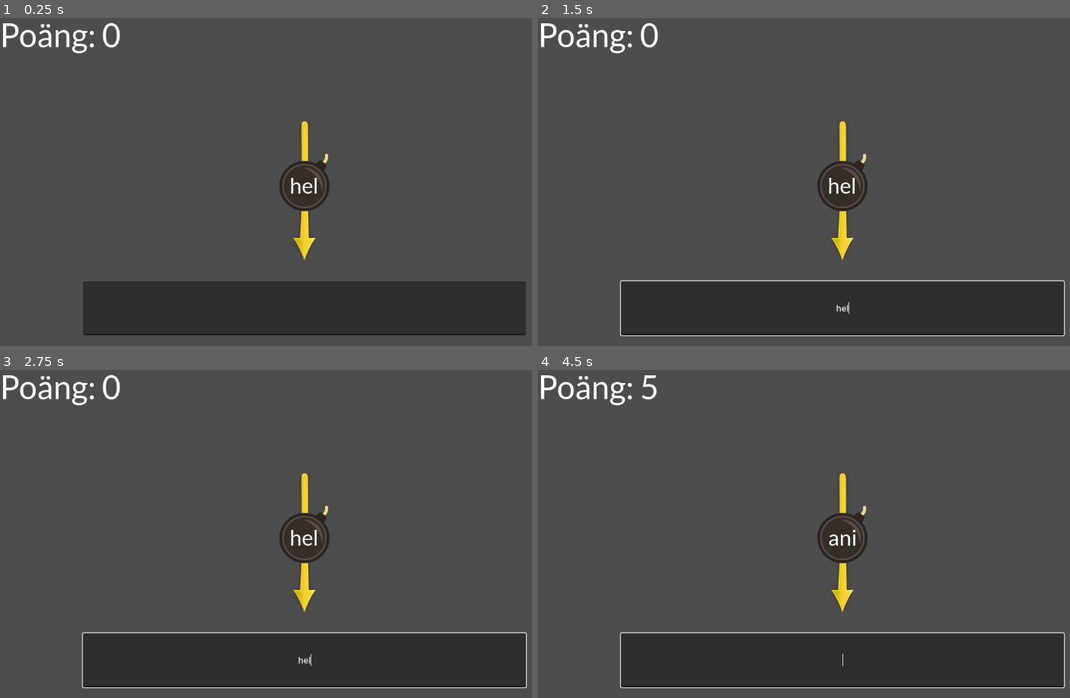
Above: before the commit, frames 1-4 (two rows, left to right).
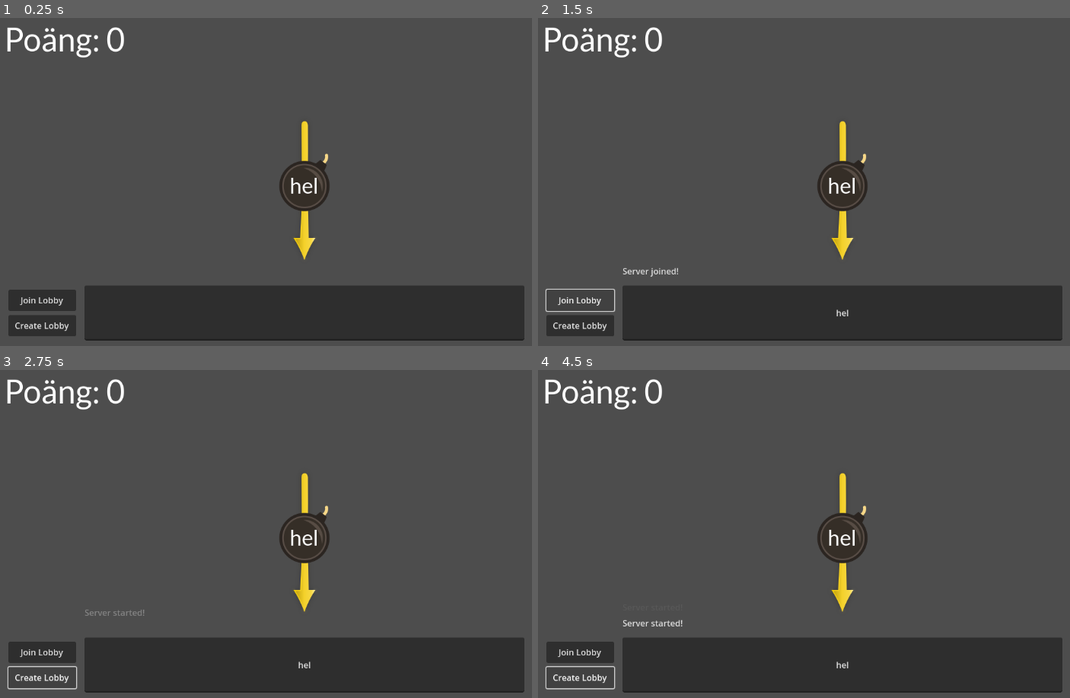
Above: after the commit, the same moments.

Repository: Rapidjonte/ordbomb
Game: Godot game, scene res://scenes/node_2d.tscn
The game is run twice, just before and just after one commit, with the same random seed, the same clock (stepped at 60 frames per second) and the same inputs.
Inputs (mouse positions are in pixels of both pictures, inside the frame that each line leads up to):
- Up to frame 1 (0.25 s): no input
- Up to frame 2 (1.5 s): click (841, 306) at 0.52 s; type "hel" at 0.6 s; click (580, 300) at 1.25 s, where only the run after the commit has a clickable "Join Lobby"
- Up to frame 3 (2.75 s): click (42, 678) at 2 s, where only the run after the commit has a clickable "Create Lobby"
- Up to frame 4 (4.5 s): click (580, 678) at 2.75 s, where only the run after the commit has a clickable "Create Lobby"; click (580, 678) at 3.5 s, where only the run after the commit has a clickable "Create Lobby"; tap Enter at 4.25 s

The runs differ from the first frame. In frame 1, 5.0% of the frame differs, in the area x 0-99%, y 1-99%; in frame 2, 5.0%; in frame 3, 5.1%; in frame 4, 5.2%, in the area x 0-100%, y 1-99%.

Commit message:
Add files via upload

Diff:
--- a/project.godot
+++ b/project.godot
@@ -19,6 +19,10 @@
 
 general/default_playback_type.web=0
 
+[autoload]
+
+NetworkManager="*res://scripts/network_manager.gd"
+
 [display]
 
 window/stretch/mode="viewport"
--- a/scenes/node_2d.tscn
+++ b/scenes/node_2d.tscn
@@ -65,18 +65,20 @@
 anchor_top = 0.5
 anchor_right = 0.5
 anchor_bottom = 0.5
-offset_left = 157.0
-offset_top = 504.0
-offset_right = 995.0
-offset_bottom = 606.0
+offset_left = 160.0
+offset_top = 512.0
+offset_right = 992.0
+offset_bottom = 616.0
 grow_horizontal = 2
 grow_vertical = 2
 size_flags_horizontal = 4
 alignment = 1
 
 [node name="score" type="Label" parent="."]
-offset_right = 40.0
-offset_bottom = 23.0
+offset_left = 8.0
+offset_top = 8.0
+offset_right = 237.0
+offset_bottom = 82.0
 text = "Poäng: 0"
 label_settings = SubResource("LabelSettings_8yxqq")
 
@@ -110,8 +112,24 @@
 [node name="NetworkManager" type="Node" parent="."]
 script = ExtResource("13_14qf5")
 
+[node name="join" type="Button" parent="."]
+offset_left = 16.0
+offset_top = 520.0
+offset_right = 144.0
+offset_bottom = 560.0
+text = "Join Lobby"
+
+[node name="create" type="Button" parent="."]
+offset_left = 16.0
+offset_top = 568.0
+offset_right = 144.0
+offset_bottom = 608.0
+text = "Create Lobby"
+
 [connection signal="request_completed" from="saol" to="." method="_on_http_request_request_completed"]
 [connection signal="request_completed" from="so" to="." method="_on_so_request_completed"]
 [connection signal="request_completed" from="saob" to="." method="_on_saob_request_completed"]
 [connection signal="request_completed" from="new_char" to="." method="_on_new_char_request_completed"]
 [connection signal="text_submitted" from="LineEdit" to="." method="_on_line_edit_text_submitted"]
+[connection signal="pressed" from="join" to="NetworkManager" method="start_client"]
+[connection signal="pressed" from="create" to="NetworkManager" method="start_server"]
--- /dev/null
+++ b/scenes/popup.tscn
@@ -0,0 +1,8 @@
+[gd_scene load_steps=2 format=3 uid="uid://dngmkcmdi26pv"]
+
+[ext_resource type="Script" path="res://scripts/popup.gd" id="1_b1mtn"]
+
+[node name="popup" type="Label"]
+offset_right = 40.0
+offset_bottom = 23.0
+script = ExtResource("1_b1mtn")
--- a/scripts/network_manager.gd
+++ b/scripts/network_manager.gd
@@ -1,14 +1,14 @@
 extends Node
 
-var is_server = false
 var peer = ENetMultiplayerPeer.new()
 
 func start_server(port = 4242, max_clients = 8):
-	peer.create_server(4242, 4)
-	get_tree().multiplayer.multiplayer_peer = peer
-	print("Server started:", get_tree().multiplayer.is_server())
+	peer.create_server(port, max_clients)
+	multiplayer.multiplayer_peer = peer
+	print("server started!")
+	get_parent().say("Server started!")
 
 func start_client(server_ip = "127.0.0.1", port = 4242):
-	peer.create_client("127.0.0.1", 4242)
-	get_tree().multiplayer.multiplayer_peer = peer
-	print("Client connected:", get_tree().multiplayer.get_unique_id())
+	peer.create_client(server_ip, port)
+	multiplayer.multiplayer_peer = peer
+	get_parent().say("Server joined!")
--- a/scripts/node_script.gd
+++ b/scripts/node_script.gd
@@ -21,6 +21,12 @@
 	"V": 4, "W": 7, "X": 10, "Y": 8, "Z": 10, "Å": 4, "Ä": 4, "Ö": 4,
 	"É": 6, "Ô": 12, "-": 10, " ": 10
 }
+
+func say(string, x = 160, y = 480):
+	var popup = preload("res://scenes/popup.tscn").instantiate()
+	popup.text = string
+	popup.position = Vector2(x, y)
+	add_child(popup)
 
 func _input(event):
 	if event is InputEventKey and event.pressed: #and not event.echo:
@@ -106,6 +112,7 @@
 			var point_gain = calculate_word_score(input)
 			print(str(points) + "\t+" + str(point_gain))
 			points += point_gain
+			say("+" + str(point_gain))
 			$score.text = "Poäng: " + str(points)
 			used.append(input)
 			label.text = "..."
@@ -168,6 +175,7 @@
 		var point_gain = calculate_word_score(input)
 		print(str(points) + "\t+" + str(point_gain))
 		points += point_gain
+		say("+" + str(point_gain))
 		$score.text = "Poäng: " + str(points)
 		used.append(input)
 		label.text = "..."
--- /dev/null
+++ b/scripts/popup.gd
@@ -0,0 +1,20 @@
+extends Label
+
+@export var move_speed := 40.0
+@export var fade_speed := 1.0
+@export var lifetime := 1.5
+
+var _time_alive := 0.0
+
+func _ready():
+	modulate.a = 1.0
+	_time_alive = 0.0
+
+func _process(delta: float):
+	position.y -= move_speed * delta
+
+	modulate.a -= fade_speed * delta
+
+	_time_alive += delta
+	if _time_alive >= lifetime:
+		queue_free()
